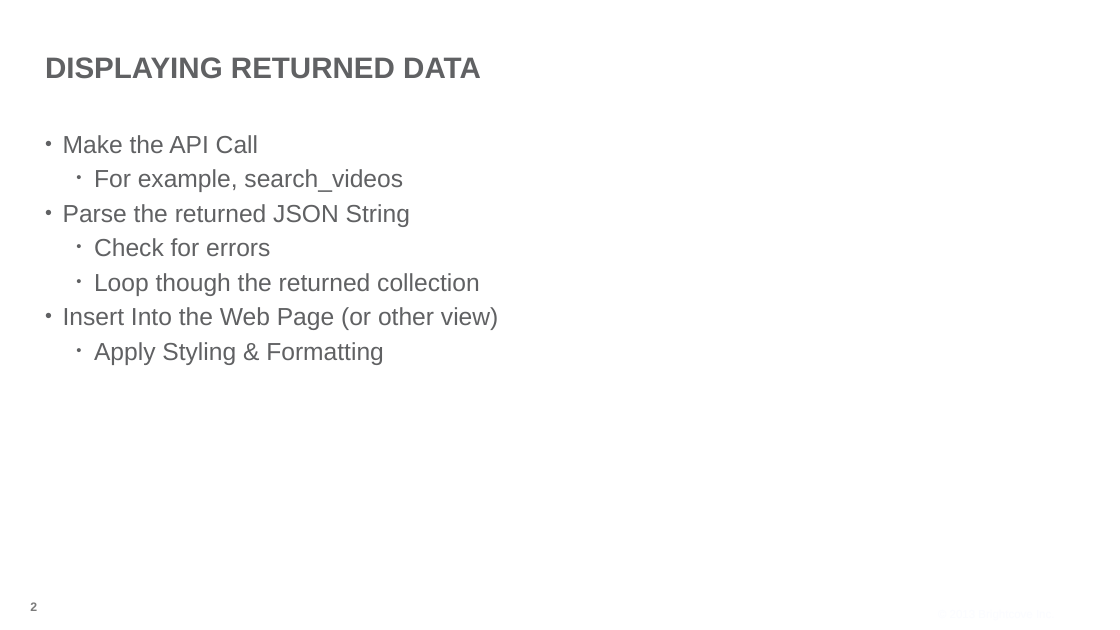
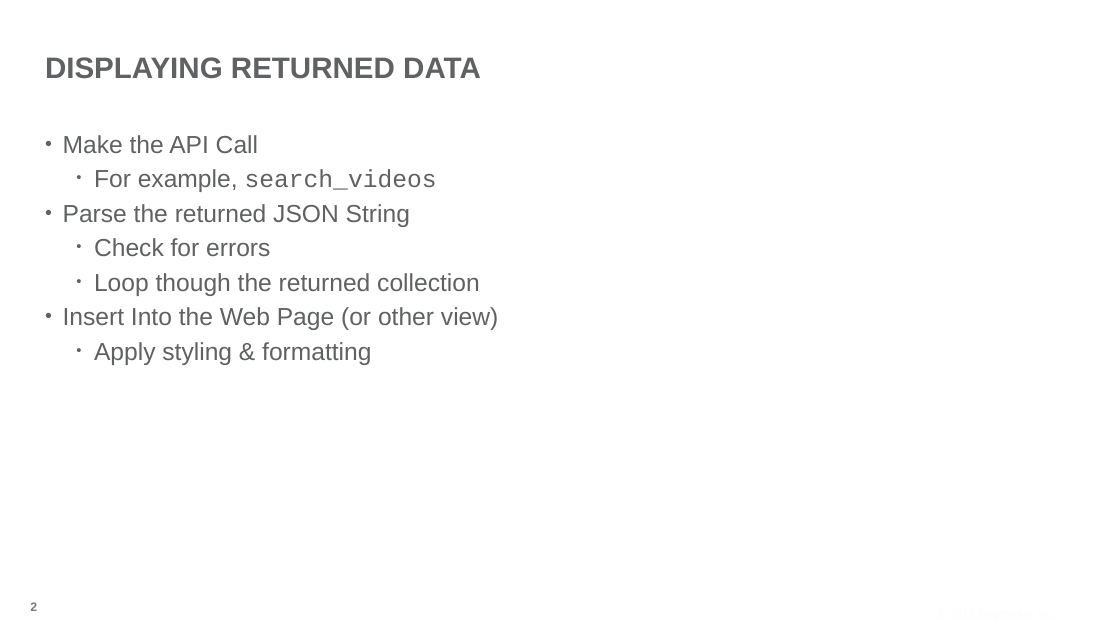
Before and after one commit to BrightcoveLearning/VideoCloudMediaAPI, a slide deck: slide 2 of VideoSessionsMaterials/parse-json.pptx. Drawn at 1120x630 pixels with LibreOffice and Linux fonts; fonts in the diff are those of the drawing; background and template pictures are left out. Boxes give left, top, right and bottom in pixels: in the first picture for what was removed or moved away, otherwise in the second. Text is boxed around its words. In the diff, an @@ line names an element or a change of style, - is before the commit and + after.

Commit message:
updated formatting

```diff
--- a/VideoSessionsMaterials/parse-json.pptx
+++ b/VideoSessionsMaterials/parse-json.pptx
@@ text at bbox=[94, 169, 437, 192]: font Arial to Courier New in "search_videos" @@
@@ text at bbox=[94, 342, 371, 365]: text changed @@
-  • Apply Styling & Formatting
+  • Apply styling & formatting
```
Also in this commit, not shown: 1 other slide changed, 4 slides removed, 2 other files.
